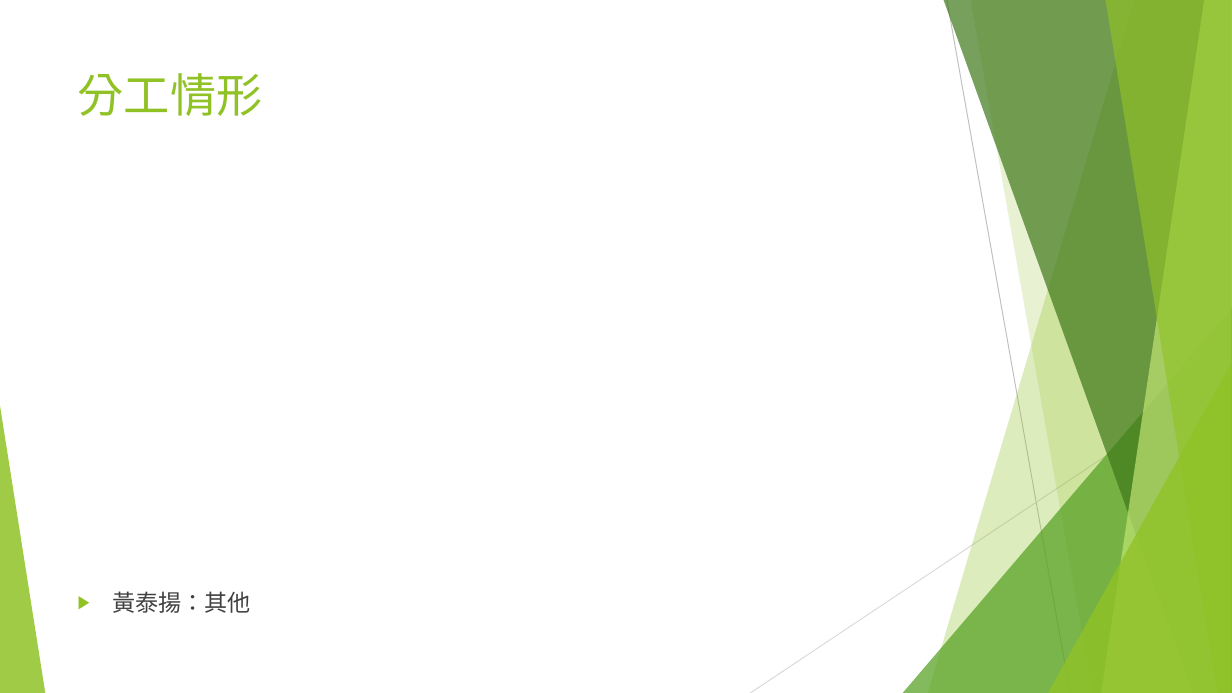
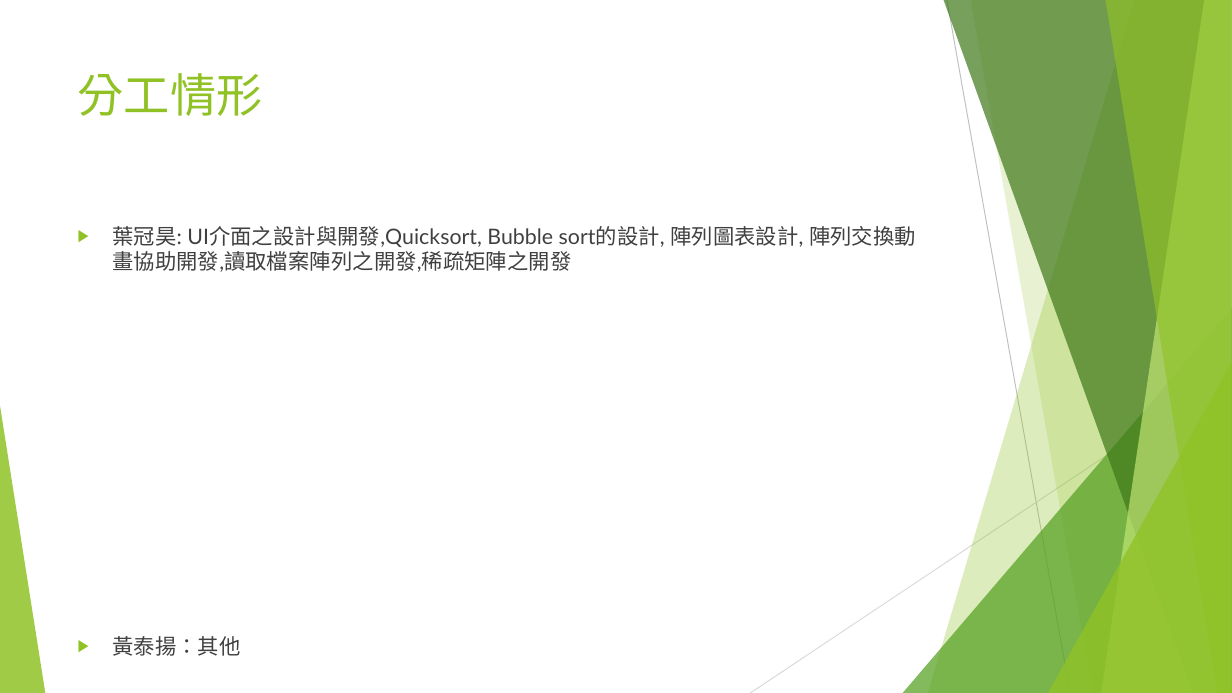
Before and after one commit to SUNGOD3/JAVA_TSJ, a slide deck: slide 11 of JAVA_TSJ.pptx. Drawn at 1232x693 pixels with LibreOffice and Linux fonts; fonts in the diff are those of the drawing. Boxes give left, top, right and bottom in pixels: in the first picture for what was removed or moved away, otherwise in the second. Text is boxed around its words. In the diff, an @@ line names an element or a change of style, - is before the commit and + after.

```diff
--- a/JAVA_TSJ.pptx
+++ b/JAVA_TSJ.pptx
@@ text at (112, 226, 916, 272): paragraph added @@
+▶ 葉冠昊: UI介面之設計與開發,Quicksort, Bubble sort的設計, 陣列圖表設計, 陣列交換動畫協助開發,讀取檔案陣列之開發,稀疏矩陣之開發
@@ text at (112, 636, 240, 656): size 18 to 16.6 pt in "黃泰揚：其他" @@
```
